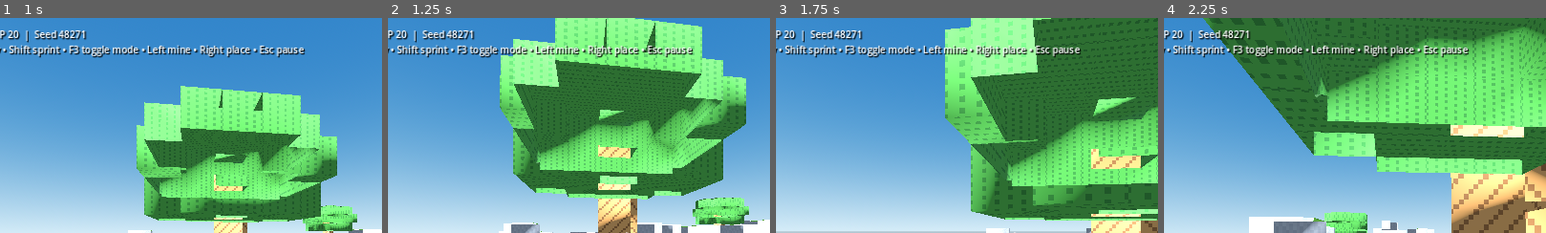
Above: before the commit, frames 1-4 (left to right).
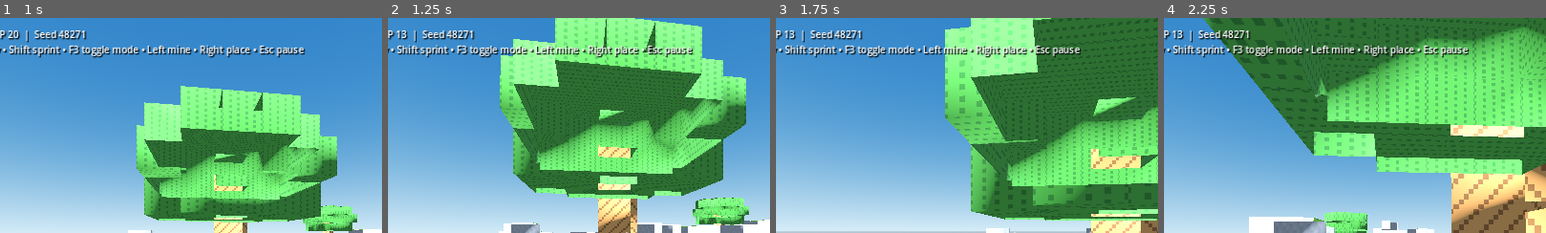
Above: after the commit, the same moments.

Repository: PrevolveCodes/minebreak-godot
Game: Godot game, scene res://scenes/main.tscn
Two runs of this game, one before a commit and one after it. Both use one fixed random seed, a clock stepped at 60 frames per second and the inputs below.
Inputs (mouse positions are % of the whole screen's width and height, from its top left):
- Up to frame 1 (1 s): tap Enter at 0.5 s; move the mouse to (55, 50) at 0.52 s; hold W from 0.53 s (still down); tap 1 at 0.6 s; click (55, 50) at 0.67 s; tap Space at 0.77 s
- Up to frame 2 (1.25 s): keep holding W
- Up to frame 3 (1.75 s): keep holding W; move the mouse to (45, 50) at 1.27 s; tap 9 at 1.35 s; tap Space at 1.52 s
- Up to frame 4 (2.25 s): keep holding W; move the mouse to (52, 48) at 2.02 s; tap F at 2.1 s
The pictures show only the part of the screen within x 19-69%, y 0-50%; the shares and areas given below are measured in that part.

Frame 1 is identical in both runs. In frame 2, less than 0.1% of the frame differs, in the area x 2-6%, y 5-11%; in frame 3, less than 0.1%; in frame 4, less than 0.1%.

Commit message:
Add fall damage, hunger depletion, starvation, and regeneration

Diff:
--- a/scripts/player.gd
+++ b/scripts/player.gd
@@ -20,6 +20,10 @@
 var hud: Label
 var mode_label: Label
 var break_timer := 0.0
+var hunger_clock := 0.0
+var starvation_clock := 0.0
+var regeneration_clock := 0.0
+var fall_start_y := 0.0
 
 func _ready() -> void:
 	var shape := CollisionShape3D.new()
@@ -69,6 +73,11 @@
 	direction.y = 0
 	direction = direction.normalized()
 	var current_speed := speed * (1.6 if Input.is_key_pressed(KEY_SHIFT) else 1.0)
+	var grounded_before := is_on_floor()
+	if grounded_before:
+		fall_start_y = global_position.y
+	elif fall_start_y <= 0.0:
+		fall_start_y = global_position.y
 	if creative and fly:
 		velocity = direction * current_speed
 		if Input.is_key_pressed(KEY_SPACE): velocity.y = current_speed
@@ -79,6 +88,12 @@
 		if not is_on_floor(): velocity.y -= 20.0 * delta
 		if Input.is_key_pressed(KEY_SPACE) and is_on_floor(): velocity.y = jump_velocity
 	move_and_slide()
+	if not creative and not grounded_before and is_on_floor():
+		var fall_distance := fall_start_y - global_position.y
+		if fall_distance > 3.0:
+			health = maxf(0.0, health - floorf(fall_distance - 3.0))
+		fall_start_y = global_position.y
+	_update_survival(delta)
 	world.load_around(global_position)
 	_update_target()
 	if hud:
@@ -118,3 +133,36 @@
 	if world.get_block(place_block.x, place_block.y, place_block.z) != BlockDB.AIR: return
 	world.set_block(place_block.x, place_block.y, place_block.z, selected_block)
 	if not creative: inventory[selected_block] = int(inventory.get(selected_block, 0)) - 1
+
+func _update_survival(delta: float) -> void:
+	if creative:
+		health = 20.0
+		hunger = 20.0
+		hunger_clock = 0.0
+		starvation_clock = 0.0
+		regeneration_clock = 0.0
+		return
+	hunger_clock += delta
+	if hunger_clock >= 30.0:
+		hunger_clock -= 30.0
+		hunger = maxf(0.0, hunger - 1.0)
+	if hunger <= 0.0:
+		starvation_clock += delta
+		if starvation_clock >= 5.0:
+			starvation_clock -= 5.0
+			health = maxf(0.0, health - 1.0)
+	else:
+		starvation_clock = 0.0
+	if hunger >= 18.0 and health > 0.0 and health < 20.0:
+		regeneration_clock += delta
+		if regeneration_clock >= 4.0:
+			regeneration_clock -= 4.0
+			health = minf(20.0, health + 1.0)
+	else:
+		regeneration_clock = 0.0
+	if health <= 0.0:
+		global_position = Vector3(8.0, 30.0, 8.0)
+		velocity = Vector3.ZERO
+		health = 20.0
+		hunger = 20.0
+		fall_start_y = 0.0
